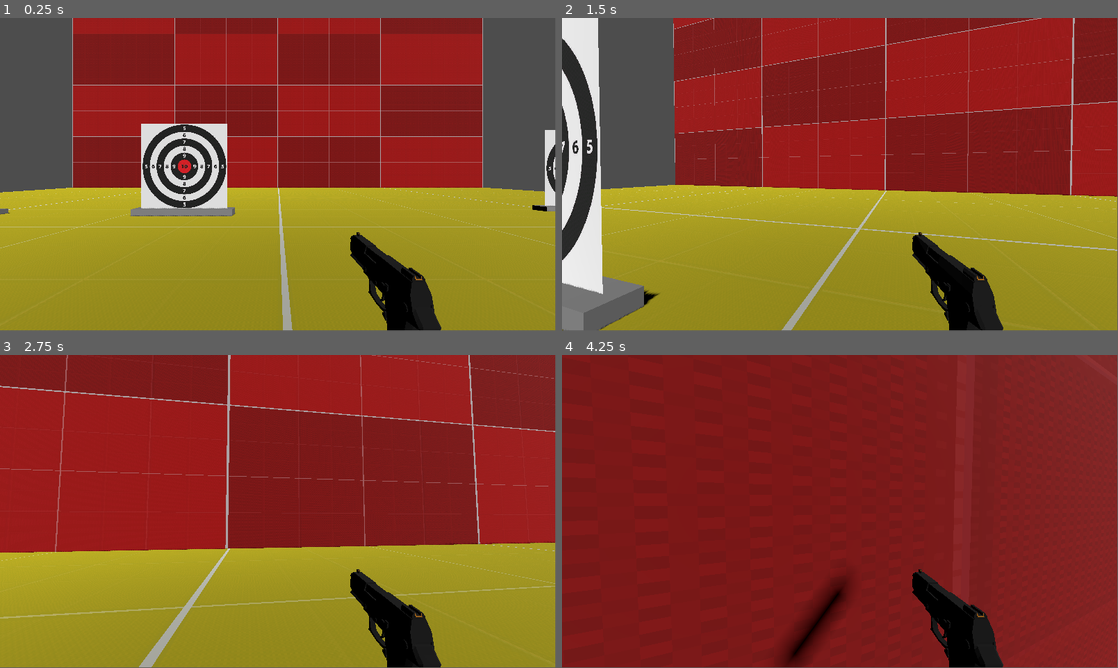
Above: before the commit, frames 1-4 (two rows, left to right).
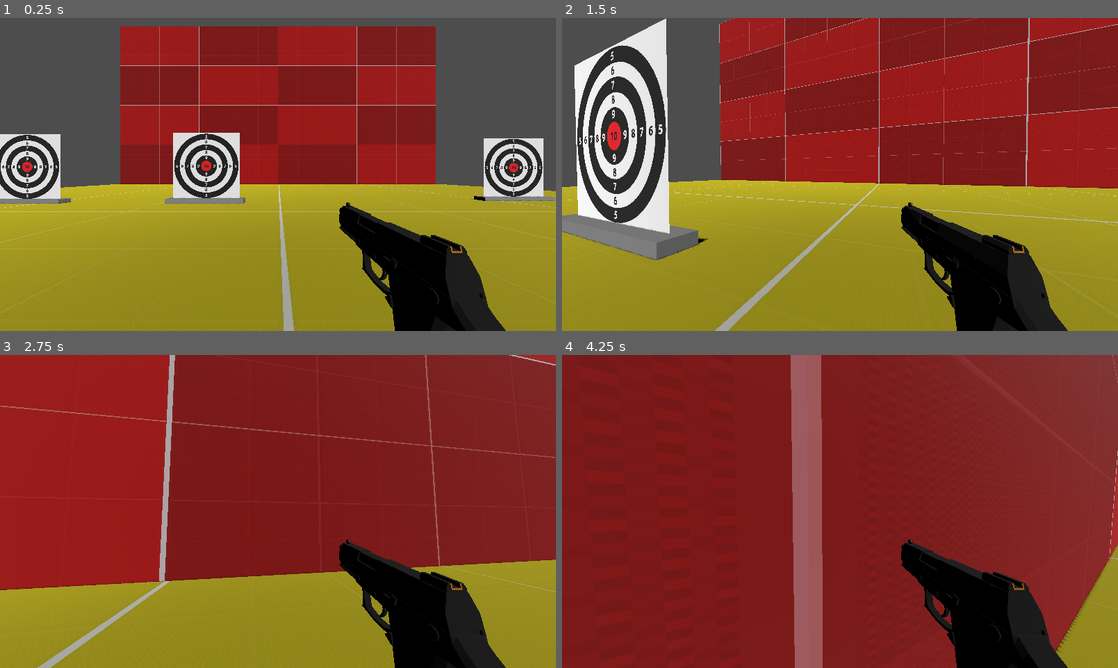
Above: after the commit, the same moments.

Repository: vixente/Shoot3D
Game: Godot game, scene res://Escenas/Escenario.tscn
The game is run twice, just before and just after one commit, with the same random seed, the same clock (stepped at 60 frames per second) and the same inputs.
Inputs (mouse positions are in pixels of both pictures, inside the frame that each line leads up to):
- Up to frame 1 (0.25 s): no input
- Up to frame 2 (1.5 s): tap Enter (ui_accept) at 0.5, 0.77 s; move the mouse to (867, 171) at 0.52 s; hold Up (ui_up) from 0.53 s (still down); right-click (867, 171) at 0.6 s; click (867, 171) at 0.8 s; move the mouse to (812, 174) at 1.27 s; click (812, 174) at 1.35 s
- Up to frame 3 (2.75 s): keep holding Up (ui_up); tap Enter (ui_accept) at 1.52 s; tap Shift (correr, bound only after the commit) at 1.55 s; move the mouse to (289, 505) at 2.02 s; hold Shift (correr, bound only after the commit) from 2.03 s (still down); right-click (289, 505) at 2.3 s
- Up to frame 4 (4.25 s): keep holding Up (ui_up); move the mouse to (834, 514) at 2.77 s; release Shift (correr, bound only after the commit) at 2.78 s; right-click (834, 514) at 2.85 s; tap Enter (ui_accept) at 3.02, 3.77 s; click (834, 514) at 3.05 s; move the mouse to (878, 514) at 3.52 s; hold Shift (correr, bound only after the commit) from 3.53 s (still down); click (878, 514) at 3.6 s; tap R (reload, bound only after the commit) at 4.15 s
In our replay, the window is 799x449 before the commit and 800x450 after it. These sizes can differ from the game's own. Grey fills any space a smaller window leaves; there, only what the larger window draws over its background counts as a difference.

The runs differ from the first frame. In frame 1, 38% of the frame differs, in the area x 0-100%, y 0-100%; in frame 2, 42%; in frame 3, 37%; in frame 4, 15%.

Commit message:
bala, preparacion del arma, disparo...

Diff:
--- /dev/null
+++ b/Escenas/arma.gd
@@ -0,0 +1,36 @@
+extends Node3D
+
+@export var recoil : int = 5
+@export var munifa : int = 15
+@export var array_posiciones : PackedVector3Array
+@export var camara : Camera3D
+var proyectil = preload("res://Escenas/bala.tscn")
+
+var Lista_Modelos_Armas = []
+
+func _ready():
+	Lista_Modelos_Armas.append( preload("res://Modelos/Armas/Pistol_Compact_West.obj" ) )
+	Lista_Modelos_Armas.append( preload("res://Modelos/Armas/Pistol_Full_West.obj" ) )
+	Lista_Modelos_Armas.append( preload("res://Modelos/Armas/Rifle_Assault_West.obj" ) )
+	Lista_Modelos_Armas.append( preload("res://Modelos/Armas/Rifle_Battle_West.obj" ) )
+	Lista_Modelos_Armas.append( preload("res://Modelos/Armas/Shotgun_Auto_West.obj" ) )
+	Lista_Modelos_Armas.append( preload("res://Modelos/Armas/Shotgun_Pump_West.obj" ) )
+	Lista_Modelos_Armas.append( preload("res://Modelos/Armas/SMG_Compact_West.obj" ) )
+	Lista_Modelos_Armas.append( preload("res://Modelos/Armas/SMG_Full_West.obj" ) )
+	Lista_Modelos_Armas.append( preload("res://Modelos/Armas/Sniper_Material_West.obj" ) )
+	Lista_Modelos_Armas.append( preload("res://Modelos/Armas/Sniper_Rifle_West.obj" ) )
+	pass
+
+func _input(event):
+	if event is InputEventMouseButton:
+		if Input.is_action_just_pressed("Disparo"):
+			var nuevo_proyectil : Bala = proyectil.instantiate()
+			nuevo_proyectil.camara = camara
+			print(get_tree().get_root().name)
+			get_tree().get_root().add_child(nuevo_proyectil)
+	if event is InputEventKey:
+		if Input.is_action_just_pressed("reload"):
+			pass
+			# Reload
+		if Input.is_action_just_pressed("Apuntar"):
+			pass
--- /dev/null
+++ b/Escenas/arma.tscn
@@ -0,0 +1,21 @@
+[gd_scene load_steps=3 format=3 uid="uid://ioh1yqcxsss3"]
+
+[ext_resource type="ArrayMesh" uid="uid://cxqsdec2224an" path="res://Modelos/Armas/Pistol_Compact_West.obj" id="1_ht1p2"]
+[ext_resource type="Script" path="res://Escenas/arma.gd" id="1_u8ipj"]
+
+[node name="Arma" type="Node3D"]
+script = ExtResource("1_u8ipj")
+array_posiciones = PackedVector3Array(0, 0.0251977, -0.129366, 0, 0.0251977, -0.148159, 0, 0.0155253, -0.353291, 0, 0.0130222, -0.466204, 0, 0.0130222, -0.388864, 0, 0.0282522, -0.300964, 0, 0.0131064, -0.195761, 0, 0.0172855, -0.232865, 0, 0.0172855, -0.655366, 0, 0.0172855, -0.560939)
+metadata/_edit_pinned_properties_ = [&"array_posiciones"]
+
+[node name="MallaArma" type="MeshInstance3D" parent="."]
+layers = 2
+cast_shadow = 0
+gi_mode = 0
+mesh = ExtResource("1_ht1p2")
+skeleton = NodePath("")
+
+[node name="AnimationPlayer" type="AnimationPlayer" parent="."]
+
+[node name="PuntoDisparo" type="Node3D" parent="."]
+transform = Transform3D(1, 0, 0, 0, 1, 0, 0, 0, 1, 0, 0.0251977, -0.129366)
--- /dev/null
+++ b/Escenas/bala.gd
@@ -0,0 +1,22 @@
+extends RigidBody3D
+class_name Bala
+
+
+#@export var Direccion : Vector3
+@export var velocidad : float = 100
+@export var camara : Camera3D
+var posicion_original : Vector3
+
+# Called when the node enters the scene tree for the first time.
+func _ready():
+	posicion_original = global_transform.origin
+	pass # Replace with function body.
+
+func _physics_process(delta):
+	var calculo = -transform.basis.z * velocidad * delta
+	global_transform.origin.z += calculo.z
+
+	var distancia : float = posicion_original.distance_to(global_transform.origin)
+	print("Distancia: ",distancia)
+	if distancia > 100:
+		queue_free()
--- /dev/null
+++ b/Escenas/bala.tscn
@@ -0,0 +1,27 @@
+[gd_scene load_steps=5 format=3 uid="uid://ffcw7hmqtuu7"]
+
+[ext_resource type="Script" path="res://Escenas/bala.gd" id="1_p6jcd"]
+
+[sub_resource type="SphereShape3D" id="SphereShape3D_b8exb"]
+margin = 0.02
+radius = 0.005
+
+[sub_resource type="SphereMesh" id="SphereMesh_kirtj"]
+radius = 0.005
+height = 0.01
+radial_segments = 8
+rings = 8
+
+[sub_resource type="StandardMaterial3D" id="StandardMaterial3D_yhcdy"]
+albedo_color = Color(0.811262, 0.000518657, 0.811628, 1)
+
+[node name="Bala" type="RigidBody3D"]
+script = ExtResource("1_p6jcd")
+
+[node name="CollisionShape3D" type="CollisionShape3D" parent="."]
+shape = SubResource("SphereShape3D_b8exb")
+
+[node name="CSGMesh3D" type="CSGMesh3D" parent="."]
+cast_shadow = 0
+mesh = SubResource("SphereMesh_kirtj")
+material = SubResource("StandardMaterial3D_yhcdy")
--- a/Escenas/player.tscn
+++ b/Escenas/player.tscn
@@ -1,7 +1,7 @@
 [gd_scene load_steps=4 format=3 uid="uid://dflrj4x7d3jei"]
 
 [ext_resource type="Script" path="res://Player.gd" id="1_l6r8k"]
-[ext_resource type="ArrayMesh" uid="uid://cxqsdec2224an" path="res://Modelos/Armas/Pistol_Compact_West.obj" id="2_us5qi"]
+[ext_resource type="PackedScene" uid="uid://ioh1yqcxsss3" path="res://Escenas/arma.tscn" id="2_j5cqx"]
 
 [sub_resource type="CapsuleShape3D" id="CapsuleShape3D_ktn0d"]
 
@@ -14,13 +14,14 @@
 
 [node name="Camera3D" type="Camera3D" parent="."]
 transform = Transform3D(1, 0, 0, 0, 1, 0, 0, 0, 1, 0, 1.2, 0)
+current = true
+fov = 90.0
+near = 0.01
+far = 1000.0
 
-[node name="Arma" type="Node3D" parent="Camera3D"]
-transform = Transform3D(1, 0, 0, 0, 1, 0, 0, 0, 1, 0.221437, -0.225032, -0.381014)
-
-[node name="MeshInstance3D" type="MeshInstance3D" parent="Camera3D/Arma"]
-transform = Transform3D(1, 0, 0, 0, 1, 0, 0, 0, 1, -0.0810864, 0.0815774, 0.124147)
-mesh = ExtResource("2_us5qi")
+[node name="Arma" parent="Camera3D" node_paths=PackedStringArray("camara") instance=ExtResource("2_j5cqx")]
+transform = Transform3D(1, 0, 0, 0, 1, 0, 0, 0, 1, 0.112083, -0.0870893, -0.152561)
+camara = NodePath("..")
 
 [node name="ArmaCSG" type="Node3D" parent="Camera3D"]
 transform = Transform3D(1, 0, 0, 0, 1, 0, 0, 0, 1, 0.329495, 0, -0.774526)
--- a/Player.gd
+++ b/Player.gd
@@ -2,8 +2,9 @@
 
 @export_category("Propiedades del jugador")
 @export var SPEED : int = 15.0
-@export_range(3,10) var JUMP_VELOCITY : int = 5
+@export_range(3,10) var JUMP_VELOCITY : int = 9
 @export_range(0.001, 0.005) var mouse_sensitivity : float = 0.001
+var factor_velocidad : int = 1
 
 # Get the gravity from the project settings to be synced with RigidBody nodes.
 var gravity = ProjectSettings.get_setting("physics/3d/default_gravity")
@@ -26,8 +27,8 @@
 	var input_dir = Input.get_vector("ui_left", "ui_right", "ui_up", "ui_down")
 	var direction = (transform.basis * Vector3(input_dir.x, 0, input_dir.y)).normalized()
 	if direction:
-		velocity.x = direction.x * SPEED
-		velocity.z = direction.z * SPEED
+		velocity.x = direction.x * SPEED * factor_velocidad
+		velocity.z = direction.z * SPEED * factor_velocidad
 	else:
 		velocity.x = move_toward(velocity.x, 0, SPEED)
 		velocity.z = move_toward(velocity.z, 0, SPEED)
@@ -42,3 +43,8 @@
 	if event is InputEventKey:
 		if Input.is_action_just_pressed("ui_cancel"):
 			get_tree().quit()
+		if Input.is_action_pressed("correr"):
+			if factor_velocidad == 1:
+				factor_velocidad = 2
+		else:
+			factor_velocidad = 1
--- a/project.godot
+++ b/project.godot
@@ -16,6 +16,11 @@
 run/main_scene="res://Escenas/Escenario.tscn"
 config/features=PackedStringArray("4.3", "GL Compatibility")
 config/icon="res://icon.svg"
+
+[display]
+
+window/size/viewport_width=1280
+window/size/viewport_height=720
 
 [input]
 
@@ -51,6 +56,32 @@
 , Object(InputEventKey,"resource_local_to_scene":false,"resource_name":"","device":-1,"window_id":0,"alt_pressed":false,"shift_pressed":false,"ctrl_pressed":false,"meta_pressed":false,"pressed":false,"keycode":0,"physical_keycode":83,"key_label":0,"unicode":115,"echo":false,"script":null)
 ]
 }
+correr={
+"deadzone": 0.5,
+"events": [Object(InputEventKey,"resource_local_to_scene":false,"resource_name":"","device":-1,"window_id":0,"alt_pressed":false,"shift_pressed":false,"ctrl_pressed":false,"meta_pressed":false,"pressed":false,"keycode":0,"physical_keycode":4194325,"key_label":0,"unicode":0,"echo":false,"script":null)
+]
+}
+reload={
+"deadzone": 0.5,
+"events": [Object(InputEventKey,"resource_local_to_scene":false,"resource_name":"","device":-1,"window_id":0,"alt_pressed":false,"shift_pressed":false,"ctrl_pressed":false,"meta_pressed":false,"pressed":false,"keycode":0,"physical_keycode":82,"key_label":0,"unicode":114,"echo":false,"script":null)
+, Object(InputEventKey,"resource_local_to_scene":false,"resource_name":"","device":-1,"window_id":0,"alt_pressed":false,"shift_pressed":true,"ctrl_pressed":false,"meta_pressed":false,"pressed":false,"keycode":0,"physical_keycode":82,"key_label":0,"unicode":82,"echo":false,"script":null)
+]
+}
+Apuntar={
+"deadzone": 0.5,
+"events": [Object(InputEventMouseButton,"resource_local_to_scene":false,"resource_name":"","device":-1,"window_id":0,"alt_pressed":false,"shift_pressed":false,"ctrl_pressed":false,"meta_pressed":false,"button_mask":2,"position":Vector2(153, 12),"global_position":Vector2(157, 53),"factor":1.0,"button_index":2,"canceled":false,"pressed":true,"double_click":false,"script":null)
+, Object(InputEventKey,"resource_local_to_scene":false,"resource_name":"","device":-1,"window_id":0,"alt_pressed":false,"shift_pressed":false,"ctrl_pressed":false,"meta_pressed":false,"pressed":false,"keycode":0,"physical_keycode":4194328,"key_label":0,"unicode":0,"echo":false,"script":null)
+]
+}
+Disparo={
+"deadzone": 0.5,
+"events": [Object(InputEventMouseButton,"resource_local_to_scene":false,"resource_name":"","device":-1,"window_id":0,"alt_pressed":false,"shift_pressed":false,"ctrl_pressed":false,"meta_pressed":false,"button_mask":1,"position":Vector2(181, 17),"global_position":Vector2(185, 58),"factor":1.0,"button_index":1,"canceled":false,"pressed":true,"double_click":false,"script":null)
+]
+}
+
+[physics]
+
+3d/default_gravity=18.0
 
 [rendering]
 
Not shown, removed: Modelos/Armas/Pistol_Compact_West.Rig.fbx.import
